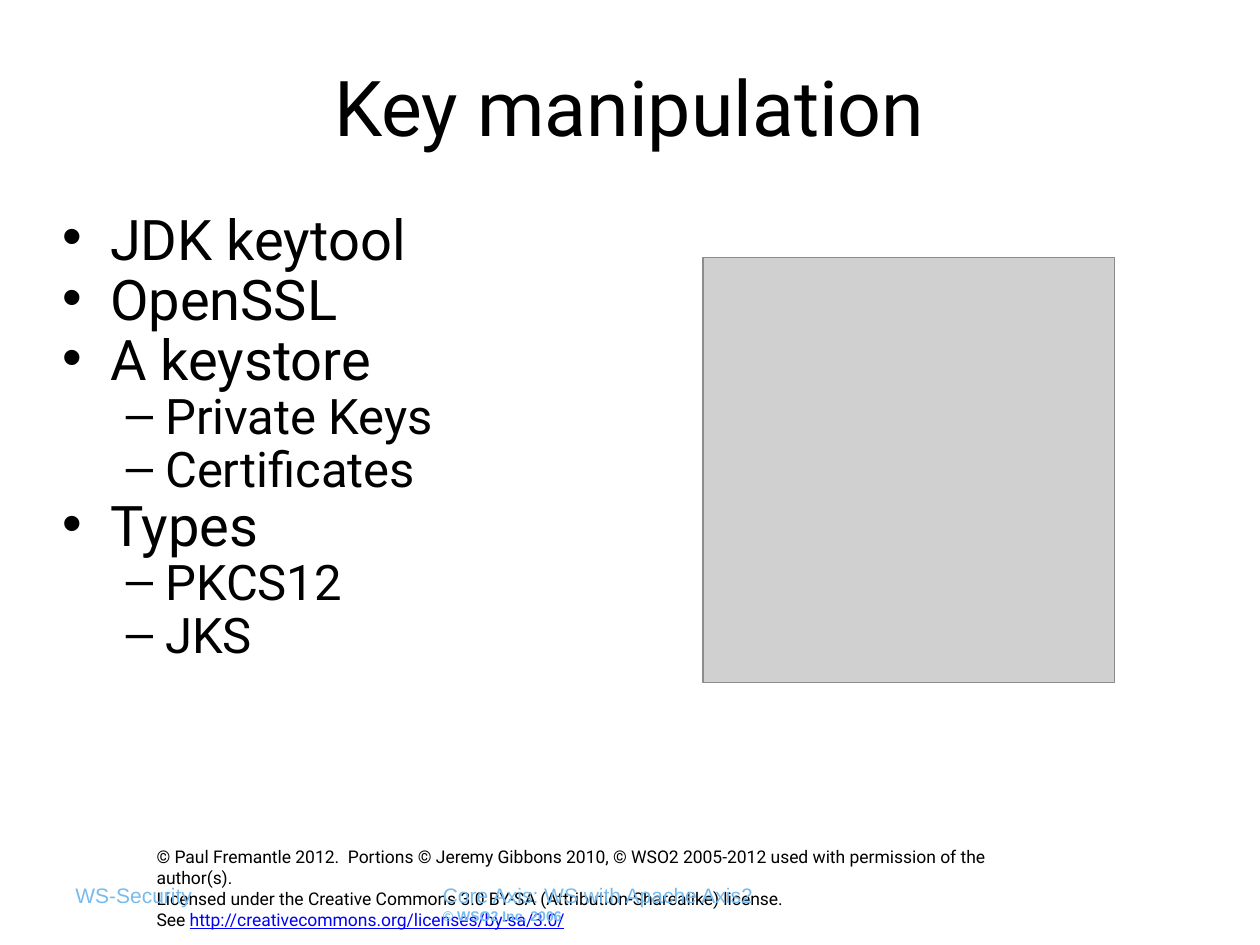
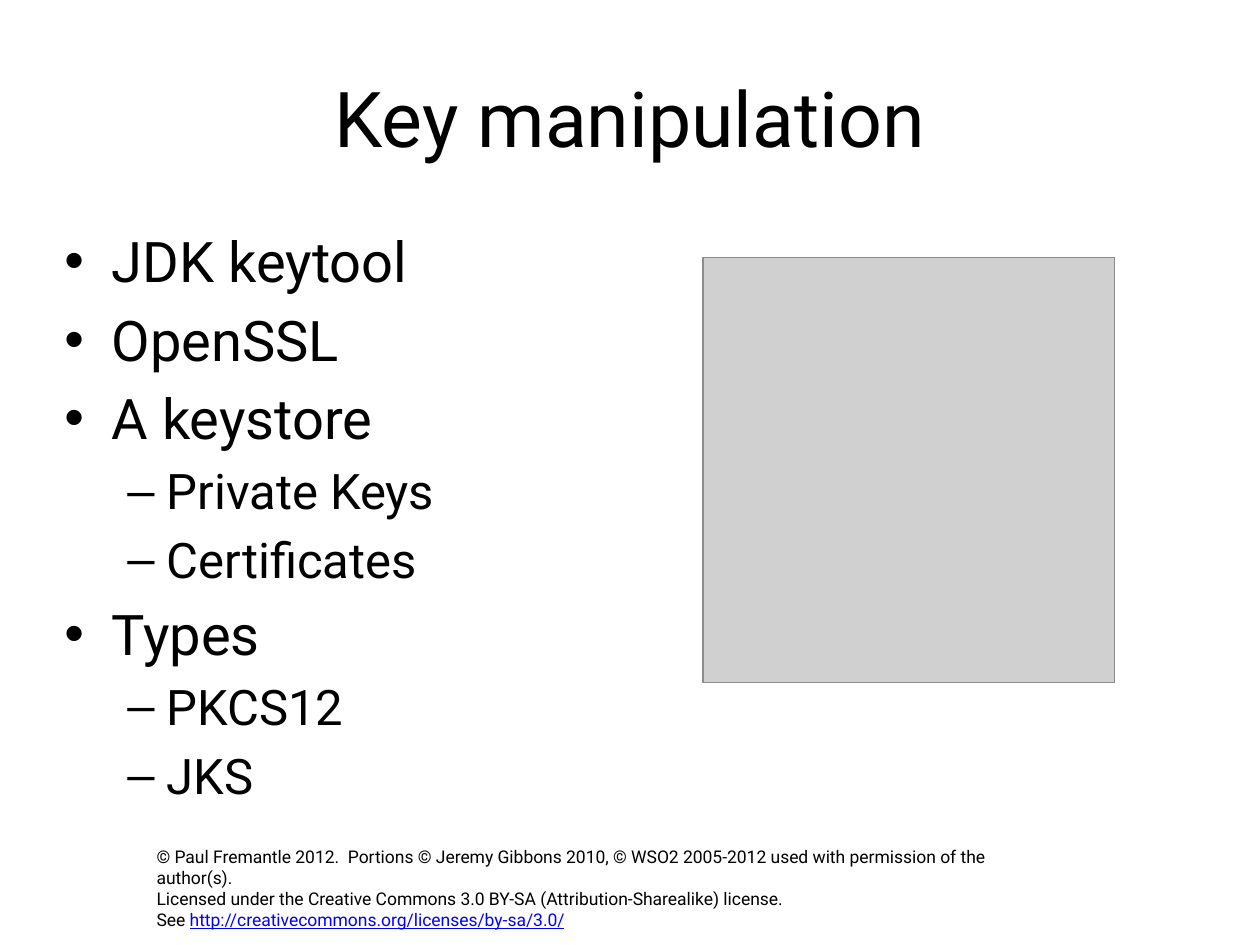
Before and after one commit to pzfreo/ox-soa-old, a slide deck: slide 2 of presentations/09a-Key Management.pptx. Drawn at 1260x945 pixels with LibreOffice and Linux fonts; fonts in the diff are those of the drawing; grey boxes stand for pictures; background and template pictures are left out. Boxes give left, top, right and bottom in pixels: in the first picture for what was removed or moved away, otherwise in the second. Text is boxed around its words. In the diff, an @@ line names an element or a change of style, - is before the commit and + after.

```diff
--- a/presentations/09a-Key Management.pptx
+++ b/presentations/09a-Key Management.pptx
@@ title "Key manipulation" at [334,89,925,164]: line spacing 0.73 to 1 @@
@@ text "JDK keytool" at [112,240,434,795]: line spacing 0.73 to 1 @@
@@ text "JDK keytool": place and size @@
-text "JDK keytool" at [110,218,433,654]
+text "JDK keytool" at [112,240,434,795]
@@ text removed at [75,888,192,907] @@
-WS-Security
@@ text removed at [443,888,752,925] @@
-Core Axis: WS with Apache Axis2
-© WSO2 Inc. 2006
```
Also in this commit, not shown: 10 other slides changed, 6 other files.
